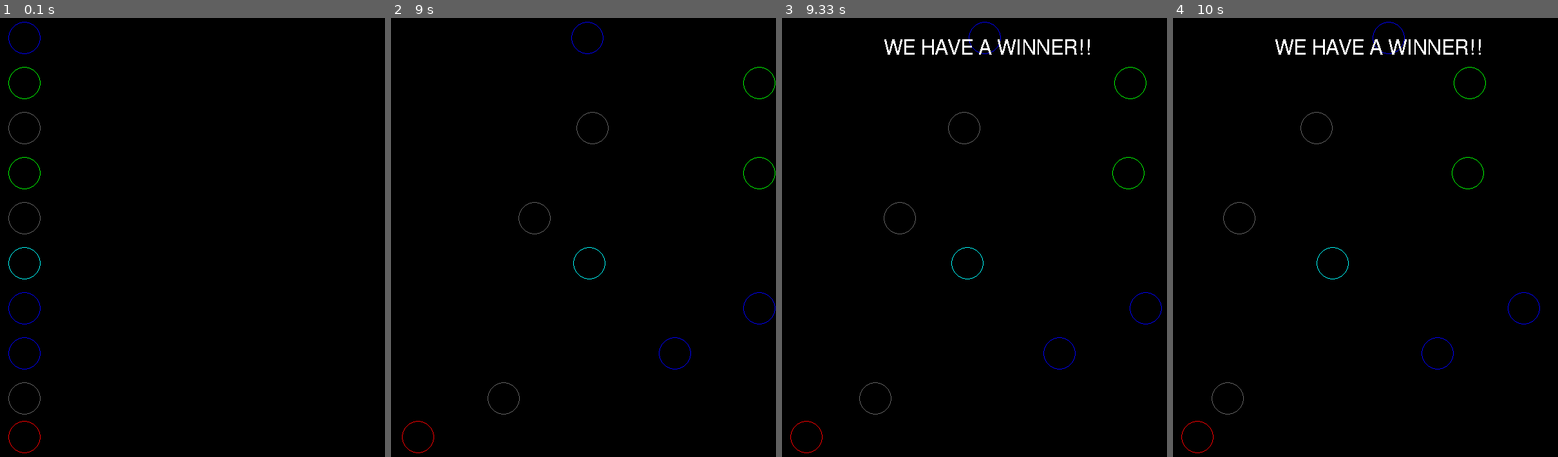
Above: before the commit, frames 1-4 (left to right).
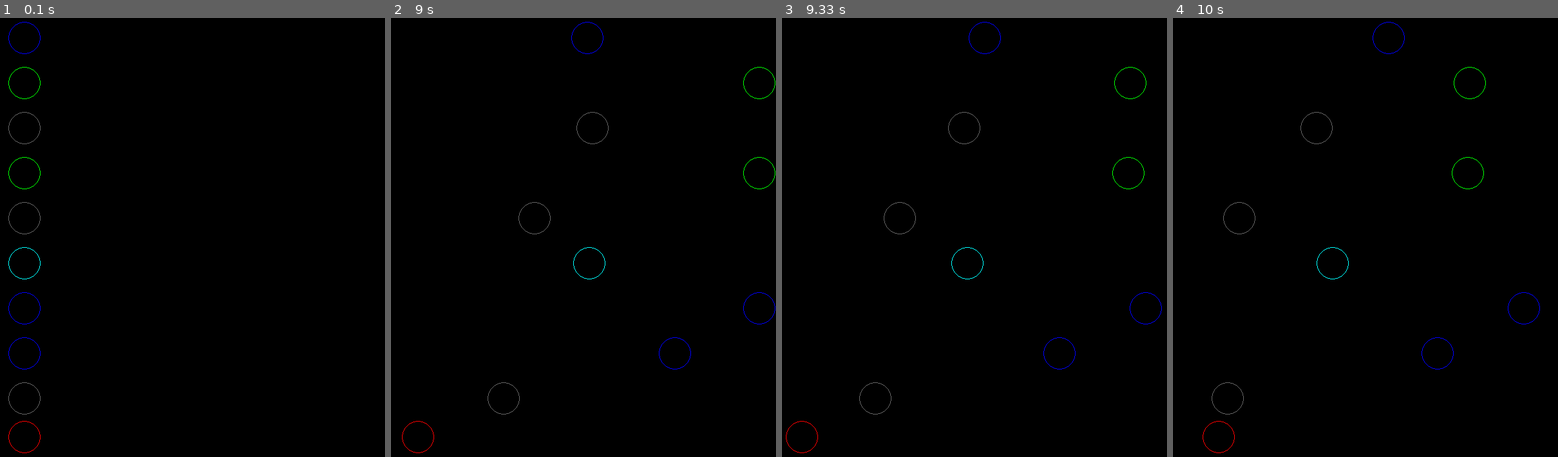
Above: after the commit, the same moments.

Repository: nayelipleskac/object_oriented_code
Game: pygame game, started from pygame_classes.py
The game is run twice, just before and just after one commit, with the same random seed, the same clock (stepped at 60 frames per second) and the same inputs.
Inputs:
- Up to frame 1 (0.1 s): no input
- Up to frame 2 (9 s): no input
- Up to frame 3 (9.33 s): no input
- Up to frame 4 (10 s): no input

Frames 1-2 are identical in both runs. In frame 3, 0.7% of the frame differs, in the area x 1-80%, y 4-100%; in frame 4, 0.7%.

Commit message:
self.finishers

Diff:
--- a/pygame_classes.py
+++ b/pygame_classes.py
@@ -157,27 +157,44 @@
     msgobj = font.render(msg,False,white)
     screen.blit(msgobj,(x,y))
 
-class circle:
+placement_finisher_list = []
+
+class Circle:
+
     def __init__(self, y):
         self.x = 40
         self.y = y
         self.xMotion = random.randint(1,4)
         self.color = random.choice(colors)
         self.lap_count = 0
-        # self.finishers = 0
+        self.finishers = 0
         # self.finisherList = []
         self.placement_count = 0
     def draw_shapes(self):
-        if self.lap_count == 1:
-            if self.placement_count == 1:
+        # for each in circles:
+        #         placement_finisher_list.append(self.placement_count)
+        #         for eachC in placement_finisher_list:
+        #             max(placement_finisher_list) +1
+        if self.lap_count == 2:
+            #the lap count and the placement count are the same so when self.lapcount == 2 then all the circs are turning blue bc that waht the placement count is
+            self.finishers += 1
+
+            if self.finishers == 1:
+            # if self.placement_count == 1:
                 self.color = red
                 self.x = 40
-            if self.placement_count == 2:
+            if self.finishers == 2:
+            # if self.placement_count == 2:
                 self.color = blue
                 self.x = 40
-            if self.placement_count == 3:
+            if self.finishers == 3:
+            # if self.placement_count == 3:
                 self.color = green
                 self.x = 40
+            if self.finishers >= 4:
+            # if self.placement_count >= 4:
+                self.x = 40
+                self.color = purple
 
         pygame.draw.circle(screen, self.color, (self.x, self.y), 25, 1)
 
@@ -189,47 +206,22 @@
         if self.x-25 <= 0:
             self.xMotion = random.randint(1,4)
 
-        if self.lap_count == 1:
-
+        if self.finishers >= 1:
             showtext('WE HAVE A WINNER!!', 160, 40, white)
 
-
-            # if self.x-25 == 0:
-            #     self.finishers+=1
-            #     if self.y == 40:
-            #         self.finisherList.append(circle1)
-            #     elif self.y == 110:
-            #         self.finisherList.append(circle2)
-            #     else:
-            #         self.finisherList.append(circle3)
-
-                # self.finisherList[1].color = blue
-
-
-            # if self.finishers == 1:
-            #     self.x = 40
-            #     self.color = red
-            # if each.finishers == 2:
-            #     each.x = 40
-            #     each.color = blue
-            # if each.finishers == 3:
-            #     each.x = 40
-            #     each.color = green
-
-
-circle1 = circle(40)
-circle2 = circle(110)
-circle3 = circle(180)
-circle4 = circle(250)
-circle5 = circle(320)
-circle6 = circle(390)
-circle7 = circle(460)
-circle8 = circle(530)
-circle9 = circle(600)
-circle10 = circle(660)
-
-all = [circle1, circle2, circle3, circle4, circle5, circle6, circle7, circle8, circle9, circle10]
-some = [circle1, circle2, circle3]
+circle1 = Circle(40)
+circle2 = Circle(110)
+circle3 = Circle(180)
+circle4 = Circle(250)
+circle5 = Circle(320)
+circle6 = Circle(390)
+circle7 = Circle(460)
+circle8 = Circle(530)
+circle9 = Circle(600)
+circle10 = Circle(660)
+
+circles = [circle1, circle2, circle3, circle4, circle5, circle6, circle7, circle8, circle9, circle10]
+# some = [circle1, circle2, circle3]
 
 
 while True:
@@ -237,22 +229,23 @@
     pygame.display.update()
     screen.fill(black)
 
-    for each in all:
-        each.draw_shapes()
-        each.move_shapes()
+    for c in circles:
+        c.draw_shapes()
+        c.move_shapes()
 
     for event in pygame.event.get():
         if event.type == QUIT:
                 pygame.quit()
                 exit()
-    for each in all:
-        if each.x-25 == 0:
-            each.lap_count+=1
-            each.placement_count+=1
-            print(each.placement_count)
-            if each.placement_count != 0:
+    for c in circles:
+        if c.x-25 == 0:
+            c.lap_count+=1
+            # c.placement_count+=1
+            print(c.finishers)
+            # print(c.placement_count)
+            if c.placement_count != 0:
                 #lock in?
-                each.placement_count = each.placement_count
+                c.placement_count = c.placement_count
 
         # elif event.type == KEYDOWN:
         #         if event.key == K_SPACE:
